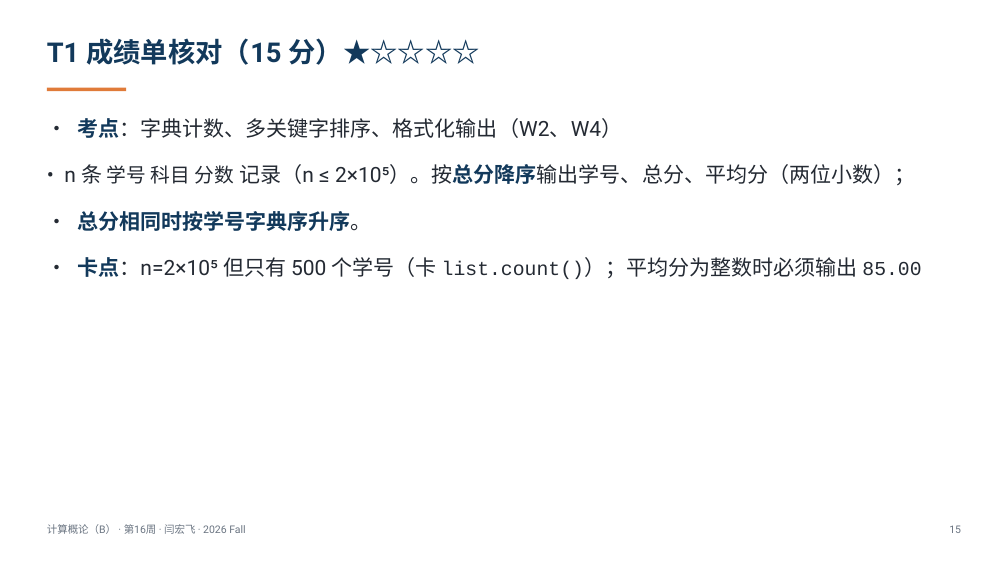
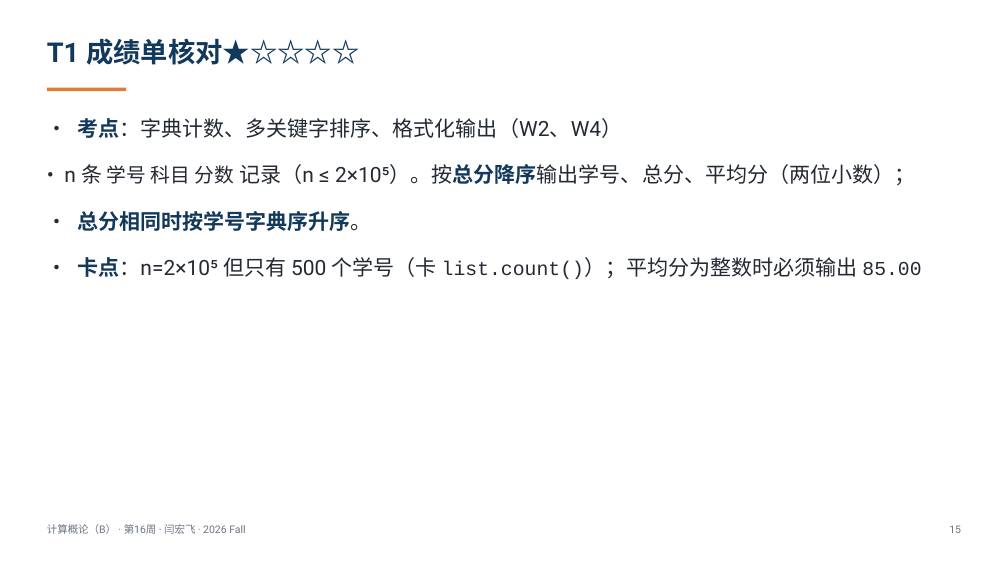
Before and after one commit to GMyhf/2026fall-cs101, a slide deck: slide 15 of courseware/202612_ADS_W16_Review_Final_Machine_Exam.pptx. Drawn at 1008x567 pixels with LibreOffice and Linux fonts; fonts in the diff are those of the drawing. Boxes give left, top, right and bottom in pixels: in the first picture for what was removed or moved away, otherwise in the second. Text is boxed around its words. In the diff, an @@ line names an element or a change of style, - is before the commit and + after.

```diff
--- a/courseware/202612_ADS_W16_Review_Final_Machine_Exam.pptx
+++ b/courseware/202612_ADS_W16_Review_Final_Machine_Exam.pptx
@@ text at bbox=[47, 38, 359, 65]: text changed @@
-T1 成绩单核对（15 分）★☆☆☆☆
+T1 成绩单核对★☆☆☆☆
```
Also in this commit, not shown: 5 other slides changed, 7 other files.
